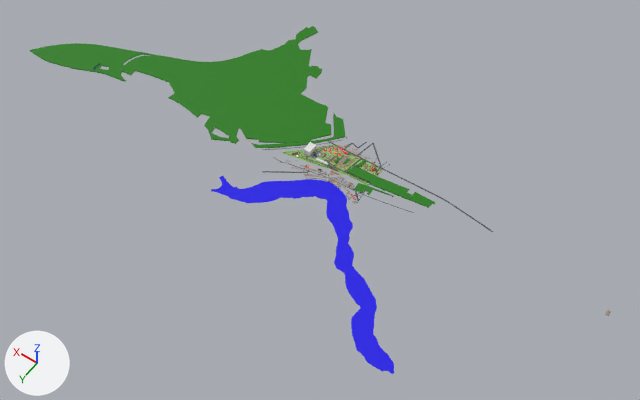
One commit to the FBX model ErstigolfUnity/Assets/Models/Map.fbx: the scene before it, then after it.
Camera for both pictures: a 50 mm camera at (-3330.0, 4738.0, 6738.0) aimed at (-139.0, 271.0, -281.0). The lights are fixed; the arrows at lower left show +X, +Y and +Z. Where no turn or scale is listed for an object, it has been applied to the vertices.

The first picture shows 'Campus1Floor', 'map.osm_forest', 'map.osm_roads_residential', 'map.osm_water'.
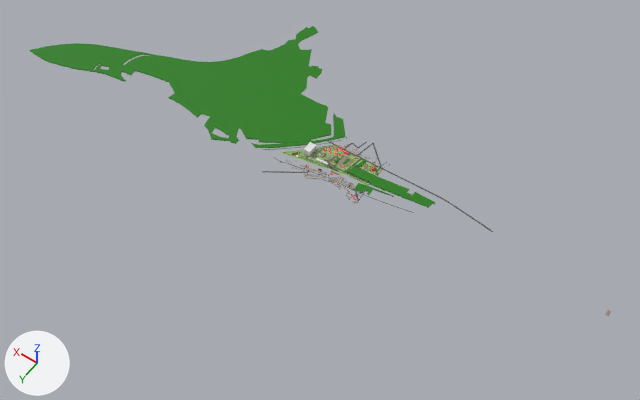
Boxes (x1, y1, x2, y2) around the edits, measured in the pictures (640 x 400 px):
'map.osm_water', deleted (blue): before (94, 64, 394, 374)

Patch to the scene script:
```diff
--- a/ErstigolfUnity/Assets/Models/Map.fbx.py
+++ b/ErstigolfUnity/Assets/Models/Map.fbx.py
@@ ob_map_osm_water @@
-ob_map_osm_water = bpy.data.objects.new('map.osm_water', me_map_osm_water)
-ob_map_osm_water.location = (0.0, 0.0, -1.0)
```
